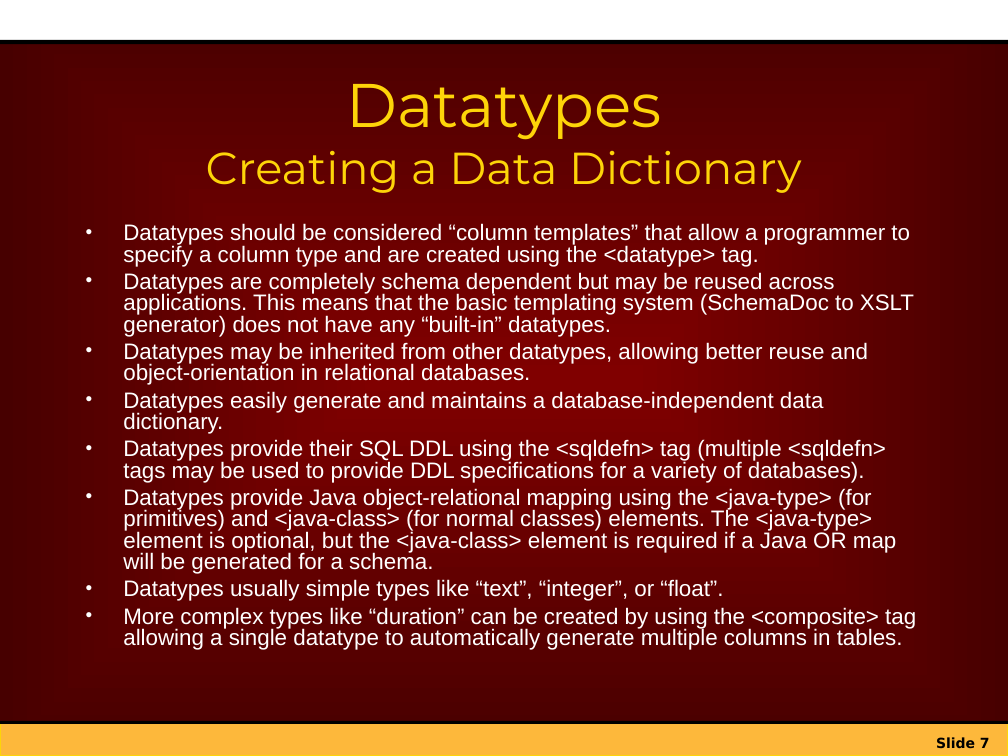
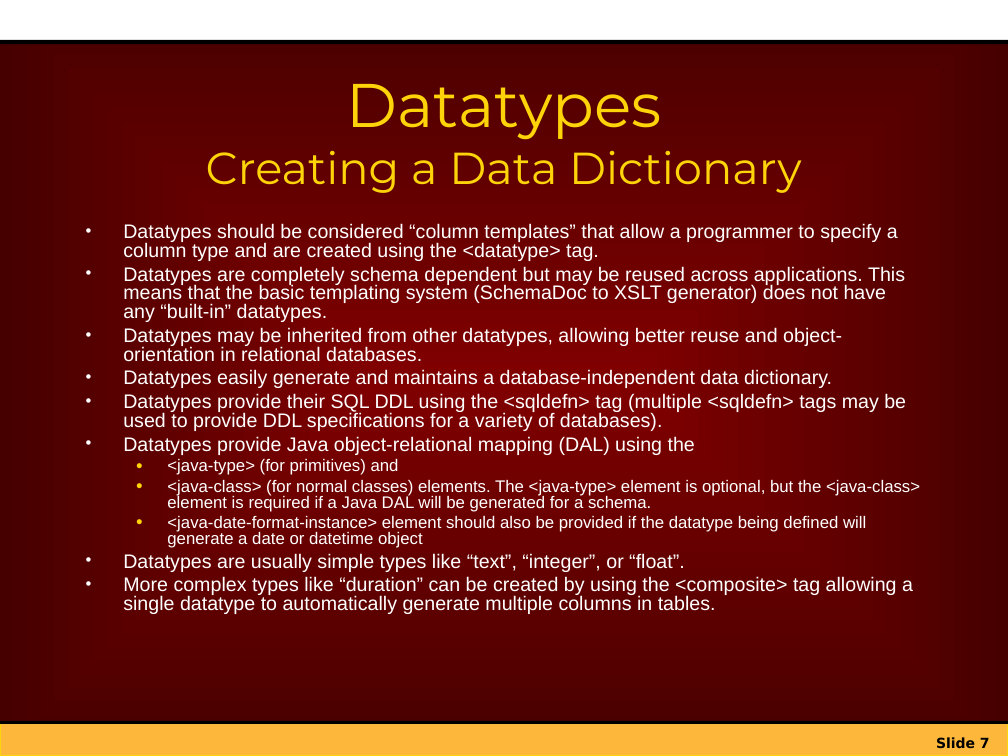
Before and after one commit to netspective/sparx-2001, a slide deck: slide 7 of Framework/web-shared/docs/project/Introduction_to_Sparx_XIF.ppt. Drawn at 1008x756 pixels with LibreOffice and Linux fonts; fonts in the diff are those of the drawing; background and template pictures are left out. Boxes give left, top, right and bottom in pixels: in the first picture for what was removed or moved away, otherwise in the second. Text is boxed around its words. In the diff, an @@ line names an element or a change of style, - is before the commit and + after.

```diff
--- a/Framework/web-shared/docs/project/Introduction_to_Sparx_XIF.ppt
+++ b/Framework/web-shared/docs/project/Introduction_to_Sparx_XIF.ppt
@@ text at <box>123,223,913,614</box>: size 16 to 14 pt in "Datatypes should be considered “column templates” that ...", "Datatypes are completely schema dependent but may ...", "Datatypes may be inherited from other datatypes, ...", "Datatypes easily generate and maintains a database-independe ..." and 2 more places @@
@@ text at <box>123,436,920,572</box>: text changed; size 16 to 12 pt @@
-• Datatypes provide Java object-relational mapping using the <java-type> (for primitives) and <java-class> (for normal classes) elements. The <java-type> element is optional, but the <java-class> element is required if a Java OR map will be generated for a schema.
-• Datatypes usually simple types like “text”, “integer”, or “float”.
+• Datatypes provide Java object-relational mapping (DAL) using the
+  ● <java-type> (for primitives) and
+  ● <java-class> (for normal classes) elements. The <java-type> element is optional, but the <java-class> element is required if a Java DAL will be generated for a schema.
+  ● <java-date-format-instance> element should also be provided if the datatype being defined will generate a date or datetime object
+• Datatypes are usually simple types like “text”, “integer”, or “float”.
```
Also in this commit, not shown: 1 other slide changed, 1 other file.
